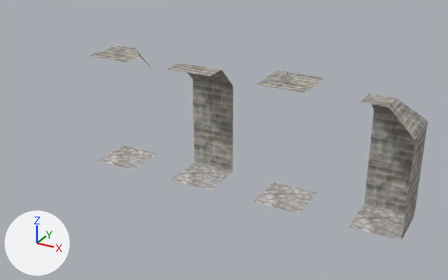
The Blender file tileset/tileset.blend as it was, and as the next commit left it.
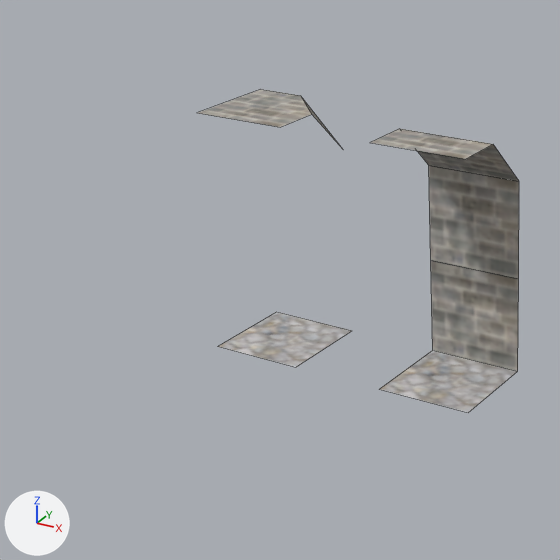
Old and new are each drawn whole from a 50 mm camera at (5.31, -10.47, 6.21) aimed at (-0.51, 0.11, 0.92) and again close up on the part from 0% to 56% of the width and 2% to 92% of the height. The lights are fixed; the arrows at lower left show +X, +Y and +Z. The close-ups show mesh edges as thin lines.

Names of what the first close-up shows: 'corner-out-col', 'wall-col'.
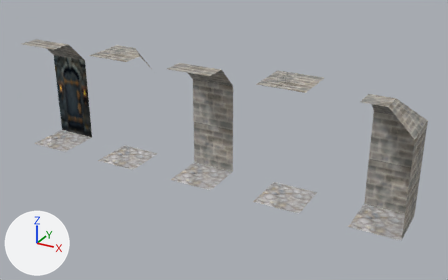
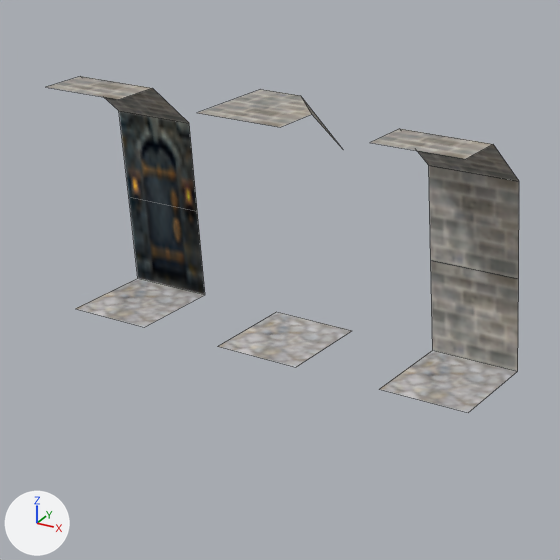
Commit message: added door

Where the change shows, as pixel boxes [x1, y1, x2, y2] in the close-ups (560 x 560 px):
'door-col', added: after [47, 76, 205, 327]

The change, as a diff of the scene's bpy script:
```diff
--- a/tileset/tileset.blend.py
+++ b/tileset/tileset.blend.py
@@ me_plane_004 @@
+me_plane_004.from_pydata(...)  # 12 vertices, 5 faces; spans x -0.5..0.5, y -0.5..0.5, z 0.0..2.5
+me_plane_004.materials.append(mat_material_001)
@@ ob_door_col @@
+ob_door_col = bpy.data.objects.new('door-col', me_plane_004)
+ob_door_col.location = (-5.0, 0.0, 0.0)
```
